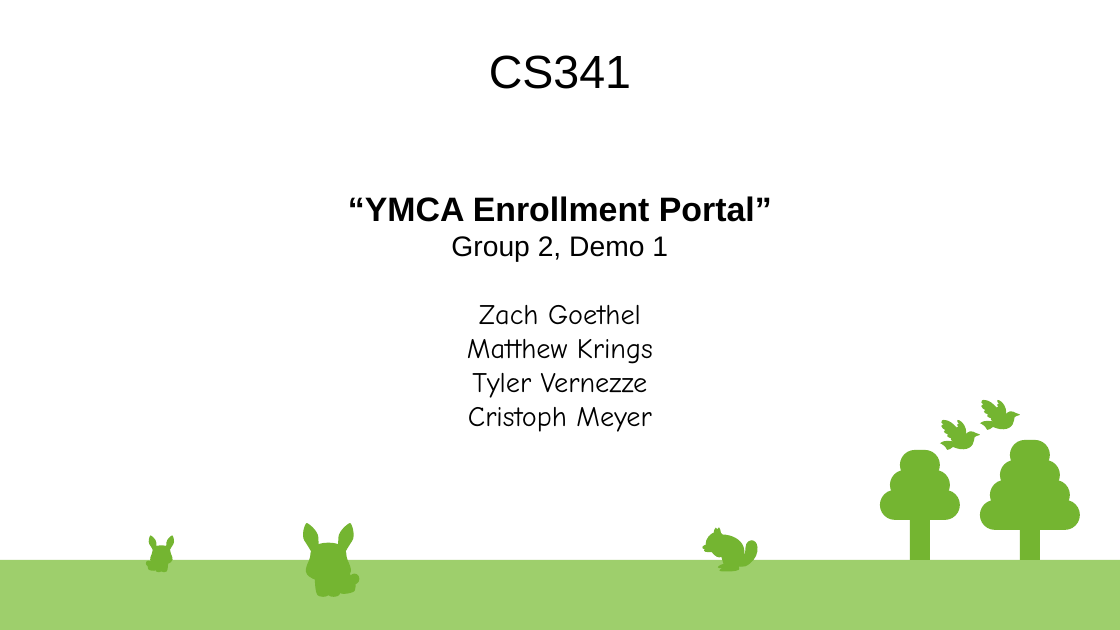
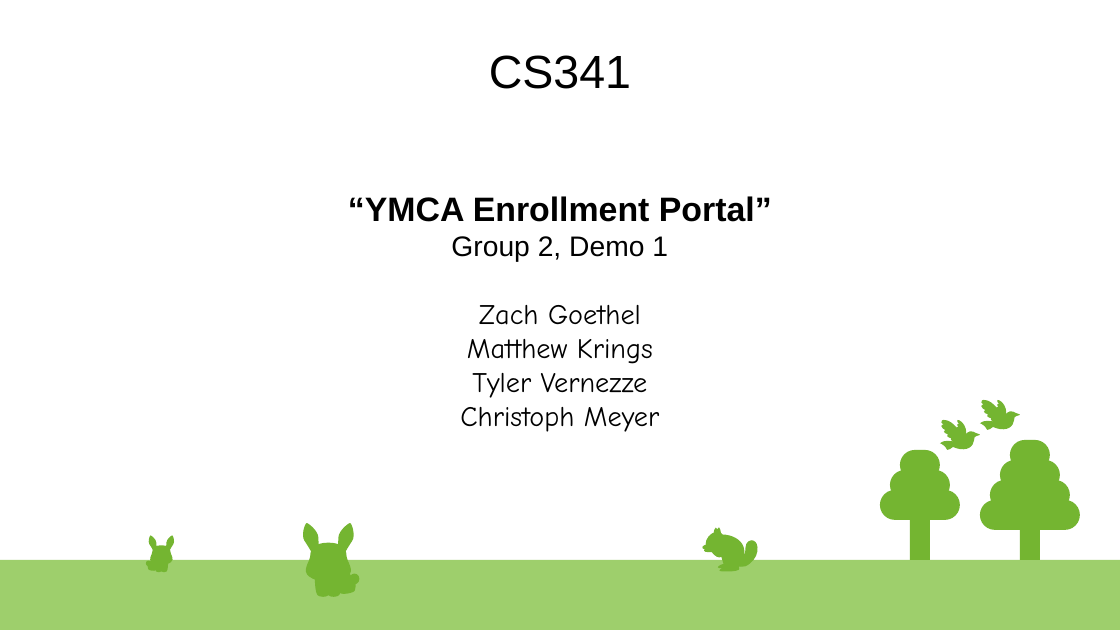
Before and after one commit to zgoethel/CS341_YMCA, a slide deck: slide 1 of CS341_YMCA/Demo1.odp. Drawn at 1120x630 pixels with LibreOffice and Linux fonts; fonts in the diff are those of the drawing. Boxes give left, top, right and bottom in pixels: in the first picture for what was removed or moved away, otherwise in the second. Text is boxed around its words. In the diff, an @@ line names an element or a change of style, - is before the commit and + after.

```diff
--- a/CS341_YMCA/Demo1.odp
+++ b/CS341_YMCA/Demo1.odp
@@ subtitle at box(460, 407, 659, 432): text changed @@
-Cristoph Meyer
+Christoph Meyer
```
Also in this commit, not shown: 2 other slides changed.
